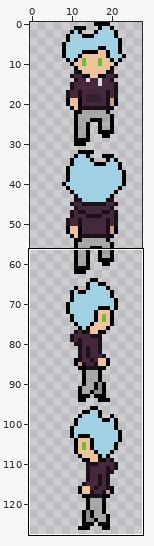
Pixel-art file -- NotReadySprites/Pixelarts/PlayerMotion.aseprite. Above, an overview of the earlier version with the close-up marked.
Close-up. Before the commit:
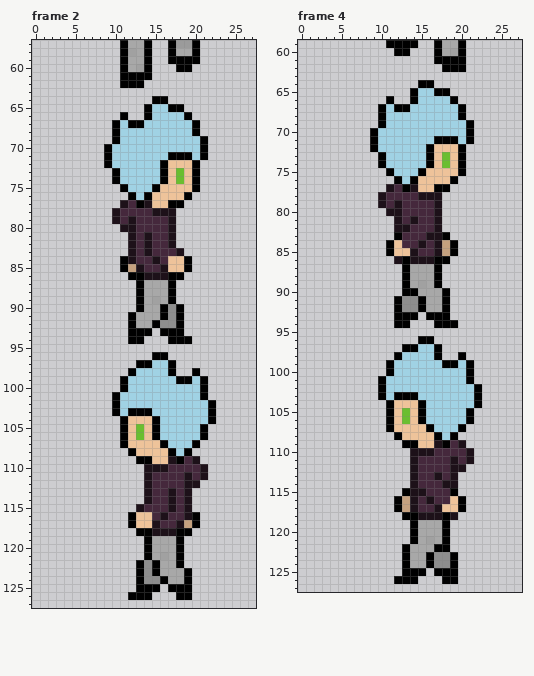
32x128 pixels, 4 frames. Colours within 5 levels of each other are drawn and written as one. Shown: frame 2: x 0..27, y 57..127; frame 4: x 0..27, y 59..127. The wide view leaves out empty margins.
Now the later version:
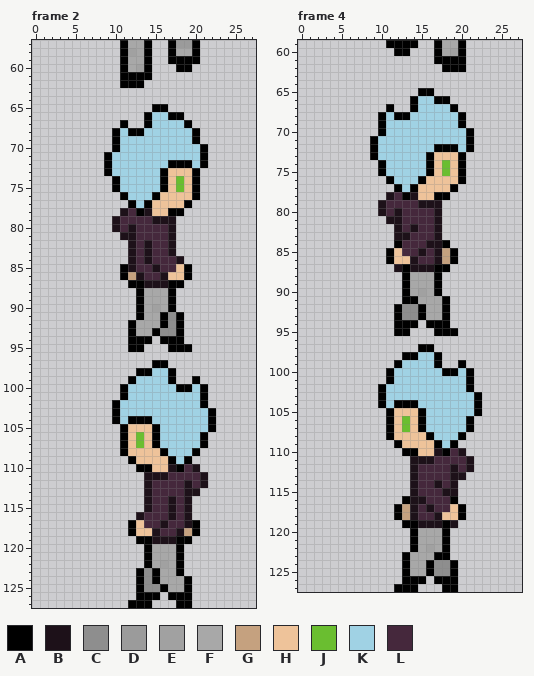
Palette (. is transparent): A #000000  B #1d1119  C #8e8e8e  D #9b9b9b  E #a1a1a1  F #a8a8a8  G #c5a17f  H #eec39a  J #6abe30  K #a0d2e4  L #45283c
What changed:
Changed rows in their new state; - is an unchanged pixel.
Frame 2:
first column x 9:
 64 ------..------
 65 -----.AA..----
 66 --.-----AA.---
 67 -.A..A----A.--
 68 ---AA---------
 69 -----------A.-
 70 .A------------
 71 --------KKK---
 72 -------KAAAKA-
 73 AK-------H----
 75 -AK---KA-J----
 76 --AK-KA---HA--
 77 --.AKA--HHA---
 78 -.B-ABHHAA----
 79 ---L--BB------
 80 -BL-----------
 81 --B--L--------
 83 --------B.----
 84 --.--BL-LB.---
 85 ---BL-BLL-----
 86 --AGBLL-HHA---
 87 ---A-BBB-A----
 89 ------F-------
 90 ------EFA.----
 91 ---.A---------
 92 ------FA------
 93 ----FFACC-----
 94 -----A-A--.---
 95 ---AA---AAA---
 96 ------..------
 97 ----..AA.-----
 98 ---.AA-----.--
 99 --.A----A..A.-
100 ---------AA---
101 -.A-----------
102 ------------A.
103 ---KKK--------
104 -AKAAAK-------
105 ----H-------KA
107 ----J-AK---KA-
108 --AH---AK-KA--
109 ---AHH--AKA.--
110 ----AAHHBA-B.-
111 ------BB--L---
112 -----------LB-
113 --------L--B--
115 ----.B--------
116 ---.BL-LB--.--
117 -----LLB-LB---
118 ---AHH-LLBGA--
119 ----A-BBB-A---
121 -------F------
122 ----.AFE------
123 ---------A.---
124 ------AF------
125 -----CCAFF----
126 ---.--A-A-----
127 ---AAA---AA---
Frame 4:
first column x 9:
 64 ------..------
 65 -----.AA..----
 66 --.-----AA.---
 67 -.A..A----A.--
 68 ---AA---------
 69 -----------A.-
 70 .A------------
 71 --------KKK---
 72 -------KAAAKA-
 73 AK-------H----
 75 -AK---KA-J----
 76 --AK-KA---HA--
 77 --.AKA--HHA---
 78 -.B-ABHHAA----
 79 ---L--BB------
 80 -BL-----------
 81 --B--L--------
 82 ----LB--------
 83 ---BB--L-.----
 84 --.A--LB-A.---
 85 ----LLB-------
 86 --AHH-LLBGA---
 87 ---B-BBB-A----
 89 ------F-------
 90 -----FE-A.----
 91 ---.AAF-------
 93 ----CCAFF-----
 94 -----A-A--.---
 95 ---AA---AAA---
 96 ------..------
 97 ----..AA.-----
 98 ---.AA-----.--
 99 --.A----A..A.-
100 ---------AA---
101 -.A-----------
102 ------------A.
103 ---KKK--------
104 -AKAAAK-------
105 ----H-------KA
107 ----J-AK---KA-
108 --AH---AK-KA--
109 ---AHH--AKA.--
110 ----AAHHBA-B.-
111 ------BB--L---
112 -----------LB-
113 --------L--B--
114 --------BL----
115 ----.-L--BB---
116 ---.A-BL--A.--
117 -------BLL----
118 ---AGBLL-HHA--
119 ----A-BBB-B---
121 -------F------
122 ----.A-EF-----
123 -------FAA.---
125 -----FFACC----
126 ---.--A-A-----
127 ---AAA---AA---
Changed places in both close-ups, as pixel boxes (x1, y1, x2, y2):
changed: (104, 96, 216, 608)
changed: (370, 80, 482, 592)
